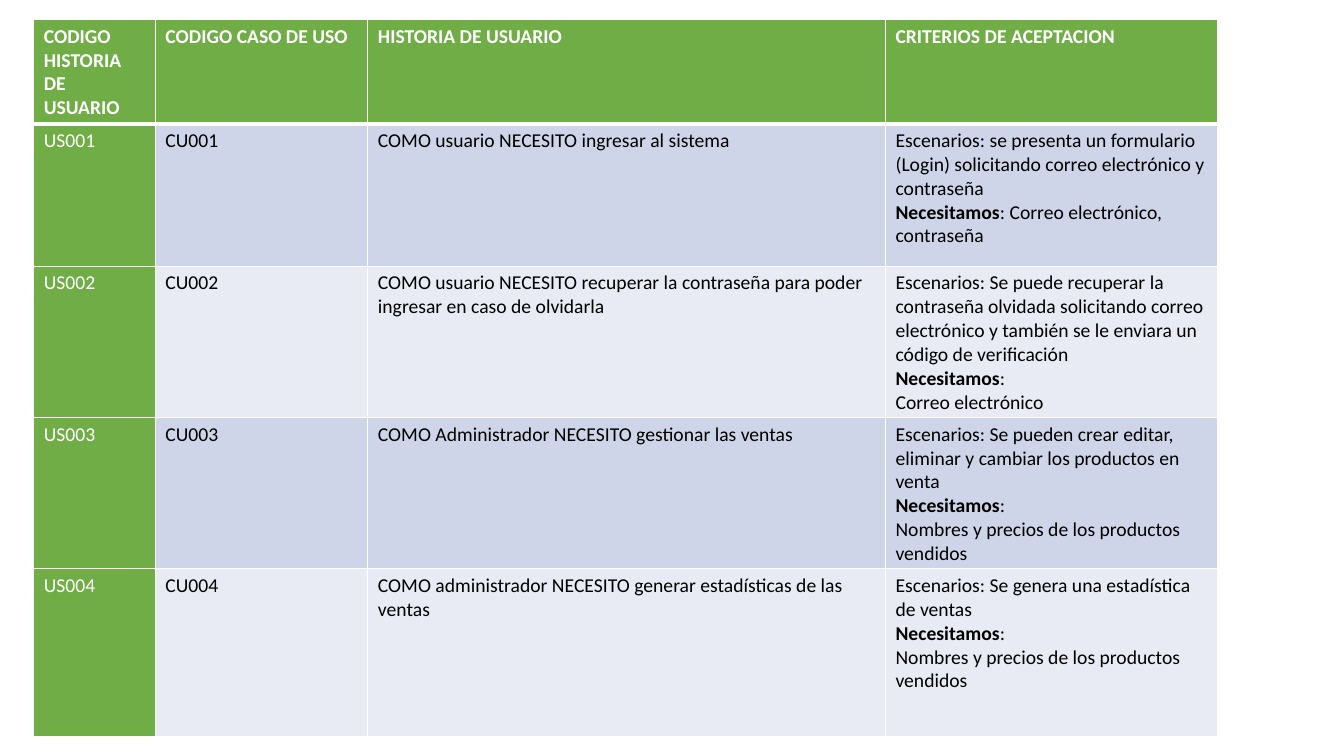
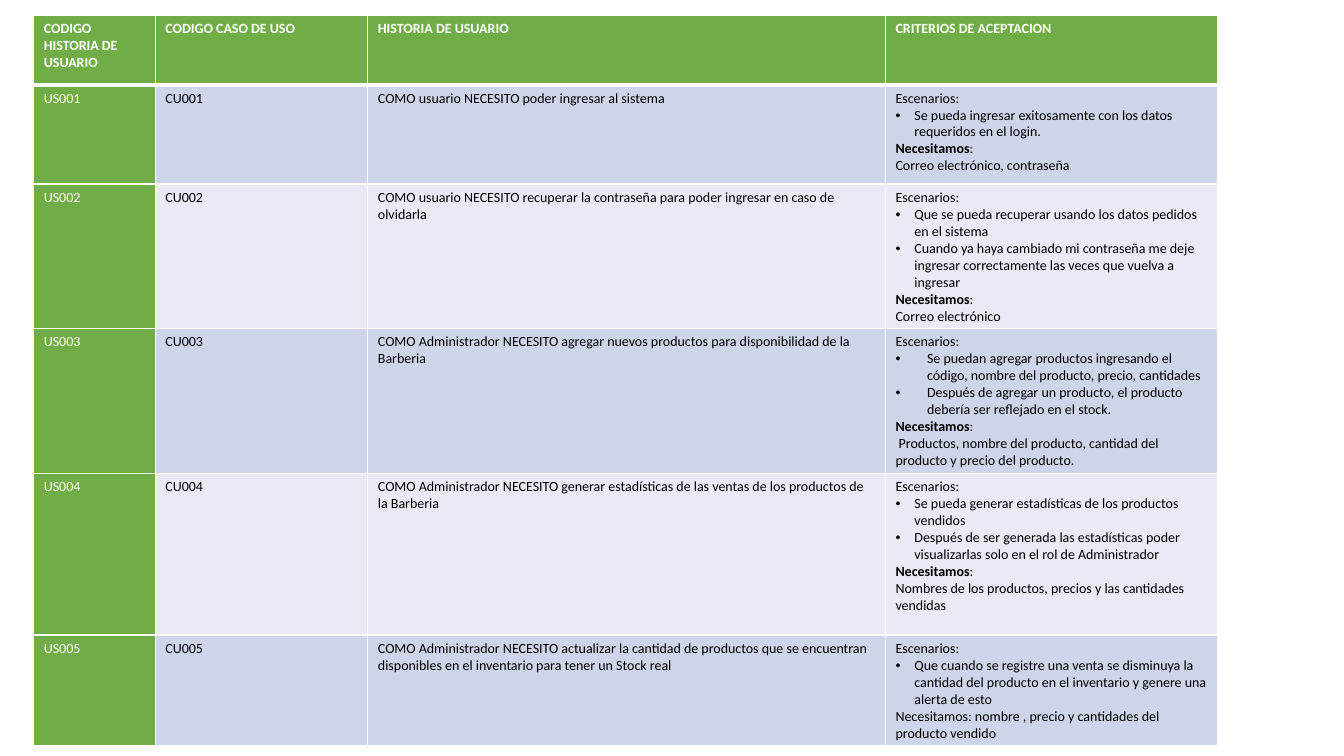
Before and after one commit to luiscarlosmedina/Master-Barber, a slide deck: slide 7 of RF-RNF-HU.pptx. Drawn at 1344x756 pixels with LibreOffice and Linux fonts; fonts in the diff are those of the drawing; background and template pictures are left out. Boxes give left, top, right and bottom in pixels: in the first picture for what was removed or moved away, otherwise in the second. Text is boxed around its words. In the diff, an @@ line names an element or a change of style, - is before the commit and + after.

Commit message:
HU
ACTUAL

```diff
--- a/RF-RNF-HU.pptx
+++ b/RF-RNF-HU.pptx
@@ table at box(33, 15, 1219, 745) @@
-row 2: US001 | CU001 | COMO usuario NECESITO ingresar al sistema | Escenarios: se presenta un formulario (Login) solicitando correo electrónico y contraseña / Necesitamos: Correo electrónico, contraseña
-row 3: US002 | CU002 | COMO usuario NECESITO recuperar la contraseña para poder ingresar en caso de olvidarla | Escenarios: Se puede recuperar la contraseña olvidada solicitando correo electrónico y también se le enviara un código de verificación / Necesitamos: / Correo electrónico
-row 4: US003 | CU003 | COMO Administrador NECESITO gestionar las ventas | Escenarios: Se pueden crear editar, eliminar y cambiar los productos en venta / Necesitamos: / Nombres y precios de los productos vendidos
-row 5: US004 | CU004 | COMO administrador NECESITO generar estadísticas de las ventas | Escenarios: Se genera una estadística de ventas / Necesitamos: / Nombres y precios de los productos vendidos
+row 2: US001 | CU001 | COMO usuario NECESITO poder ingresar al sistema | Escenarios: / Se pueda ingresar exitosamente con los datos requeridos en el login. / Necesitamos: / Correo electrónico, contraseña
+row 3: US002 | CU002 | COMO usuario NECESITO recuperar la contraseña para poder ingresar en caso de olvidarla | Escenarios: / Que se pueda recuperar usando los datos pedidos en el sistema / Cuando ya haya cambiado mi contraseña me deje ingresar correctamente las veces que vuelva a ingresar / Necesitamos: / Correo electrónico
+row 4: US003 | CU003 | COMO Administrador NECESITO agregar nuevos productos para disponibilidad de la Barberia | Escenarios: / Se puedan agregar productos ingresando el código, nombre del producto, precio, cantidades / Después de agregar un producto, el producto debería ser reflejado en el stock. / Necesitamos: / Productos, nombre del producto, cantidad del producto y precio del producto.
+row 5: US004 | CU004 | COMO Administrador NECESITO generar estadísticas de las ventas de los productos de la Barberia | Escenarios: / Se pueda generar estadísticas de los productos vendidos / Después de ser generada las estadísticas poder visualizarlas solo en el rol de Administrador / Necesitamos: / Nombres de los productos, precios y las cantidades vendidas
+row 6: US005 | CU005 | COMO Administrador NECESITO actualizar la cantidad de productos que se encuentran disponibles en el inventario para tener un Stock real | Escenarios: / Que cuando se registre una venta se disminuya la cantidad del producto en el inventario y genere una alerta de esto / Necesitamos: nombre , precio y cantidades del producto vendido
@@ table: place and size @@
-table at box(33, 19, 1219, 736)
+table at box(33, 15, 1219, 745)
```
Also in this commit, not shown: 1 other slide changed, 1 other file.
